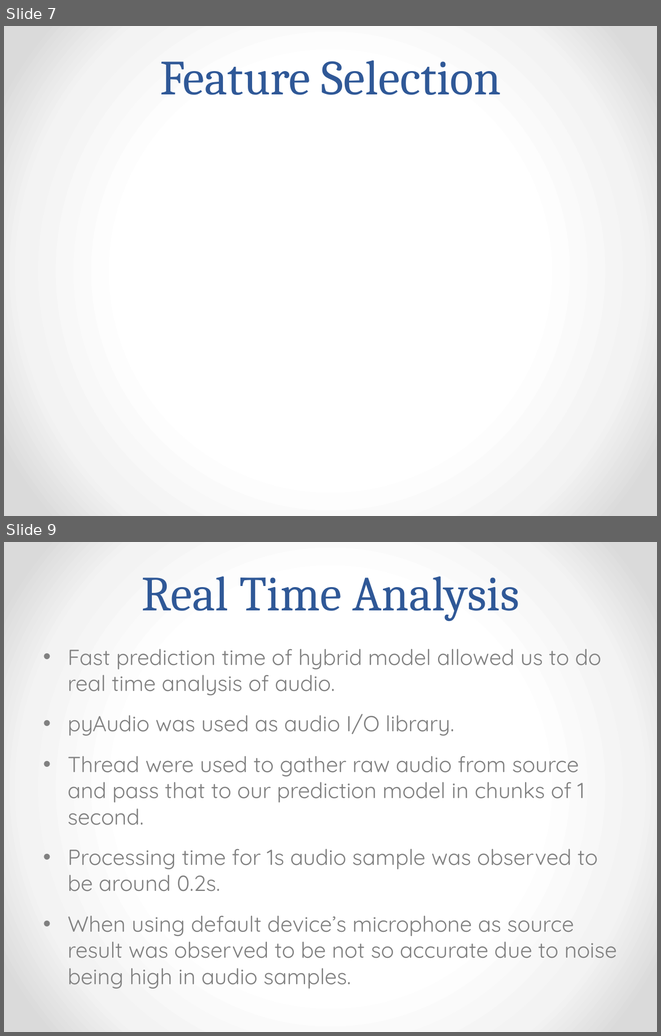
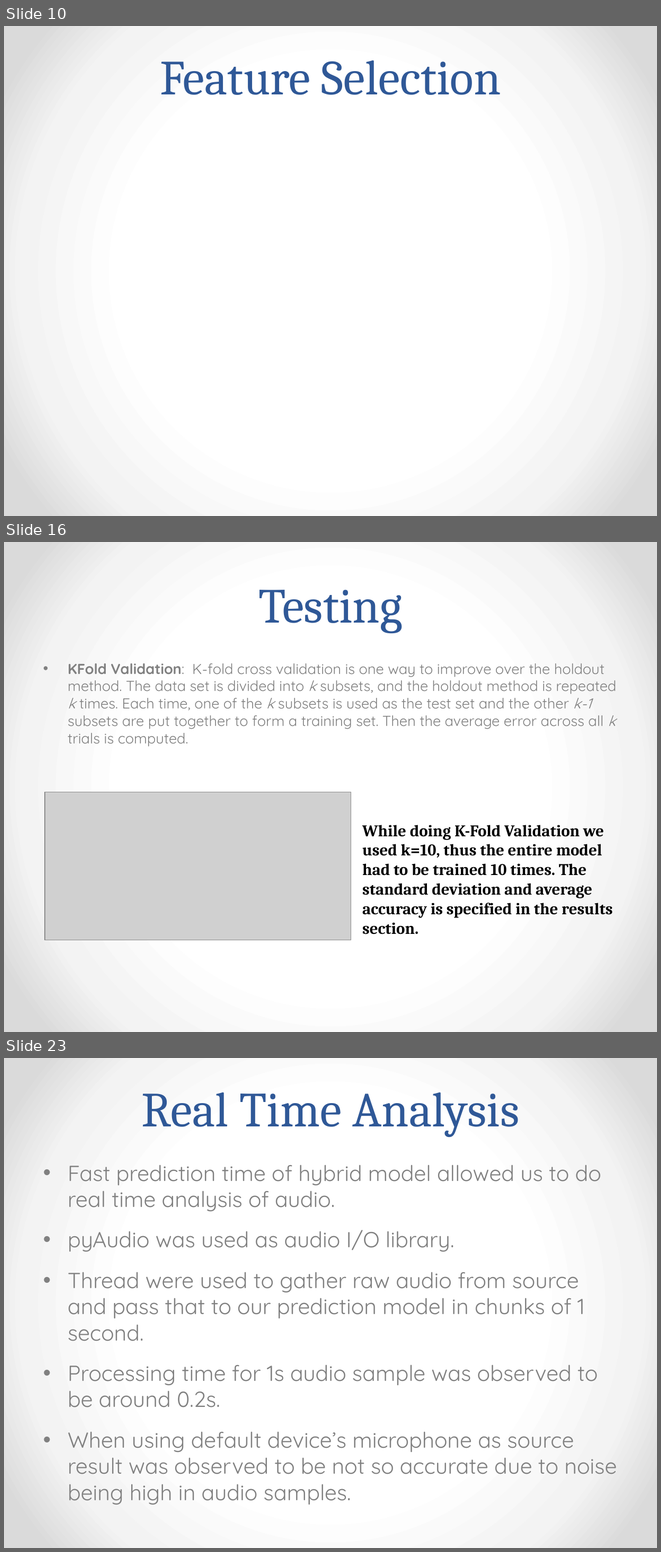
Before and after one commit to AudioExtractors/LanguageDetection, a slide deck: Docs/Presentation.pptx. Shown one above the other, each under a label of ours: slides 7 and 9 before the commit, slides 10, 16 and 23 after it; the slides between them are not shown. The pictures are 661x1036 and 661x1552 pixels, drawn with LibreOffice and Linux fonts; fonts in the diff are those of the drawing; grey boxes stand for pictures. Boxes give left, top, right and bottom in pixels: in the first picture for what was removed or moved away, otherwise in the second. Text is boxed around its words. In the diff, an @@ line names an element or a change of style, - is before the commit and + after.

```diff
--- a/Docs/Presentation.pptx
+++ b/Docs/Presentation.pptx
@@ slide 16 added at <box>4,542,657,1032</box>, background gradient #FFFFFF to #F4F4F4 to #DADADA @@
@@ title added at <box>258,590,403,633</box>, 54 pt, text #2F5897 @@
+Testing
@@ text added at <box>68,663,616,747</box>, 16 pt, text #808080 @@
+• KFold Validation: K-fold cross validation is one way to improve over the holdout method. The data set is divided into k subsets, and the holdout method is repeated k times. Each time, one of the k subsets is used as the test set and the other k-1 subsets are put together to form a training set. Then the average error across all k trials is computed.
@@ picture added at <box>44,792,351,940</box> @@
@@ text added at <box>362,824,612,934</box>, 18 pt, text #000000, bold @@
+While doing K-Fold Validation we used k=10, thus the entire model had to be trained 10 times. The standard deviation and average accuracy is specified in the results section.
@@ what was slide 7 is now slide 10 @@
@@ what was slide 9 is now slide 23 @@
```
Also in this commit, not shown: 2 slides changed, 15 other slides added, 2 slides removed.
